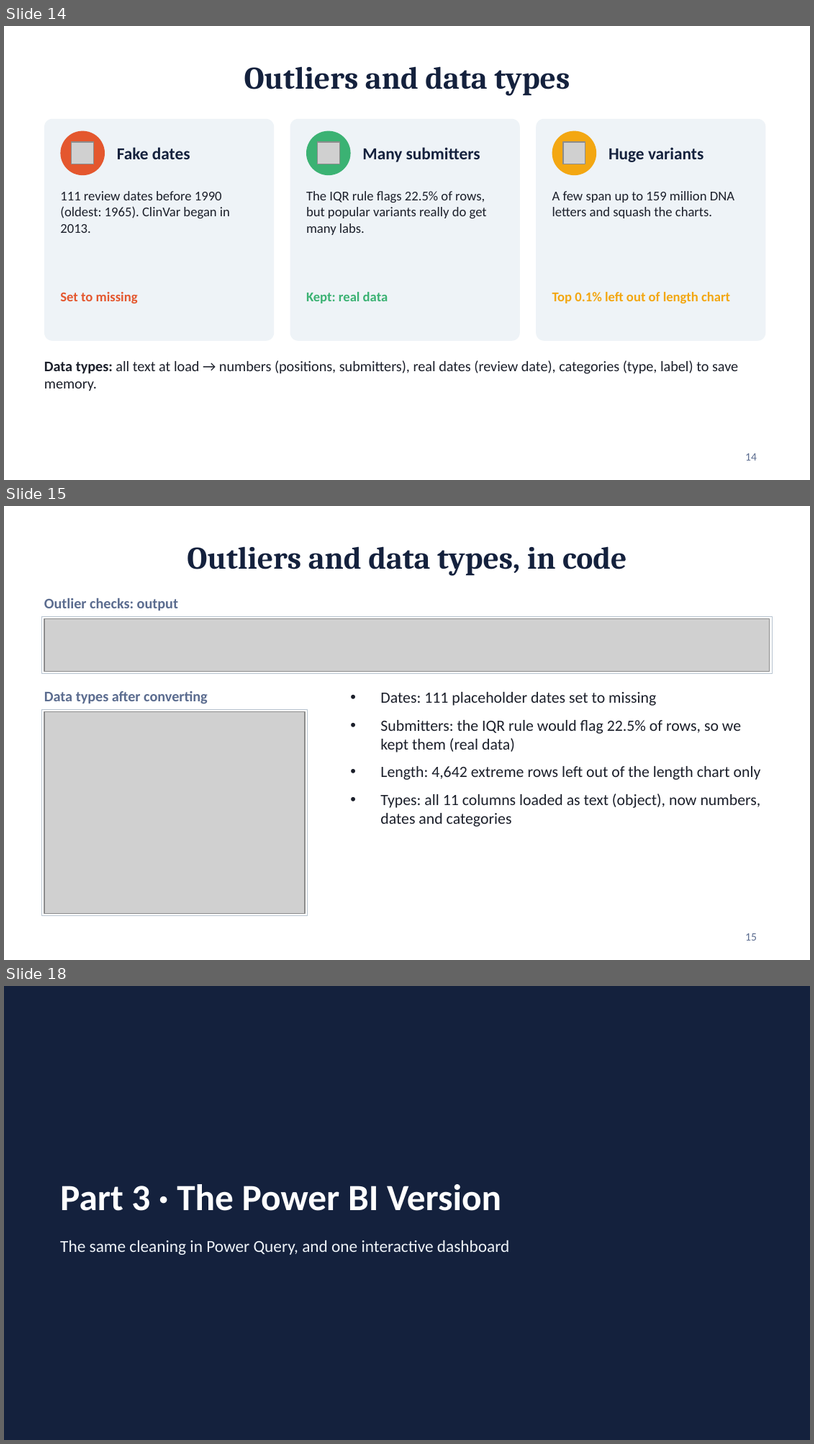
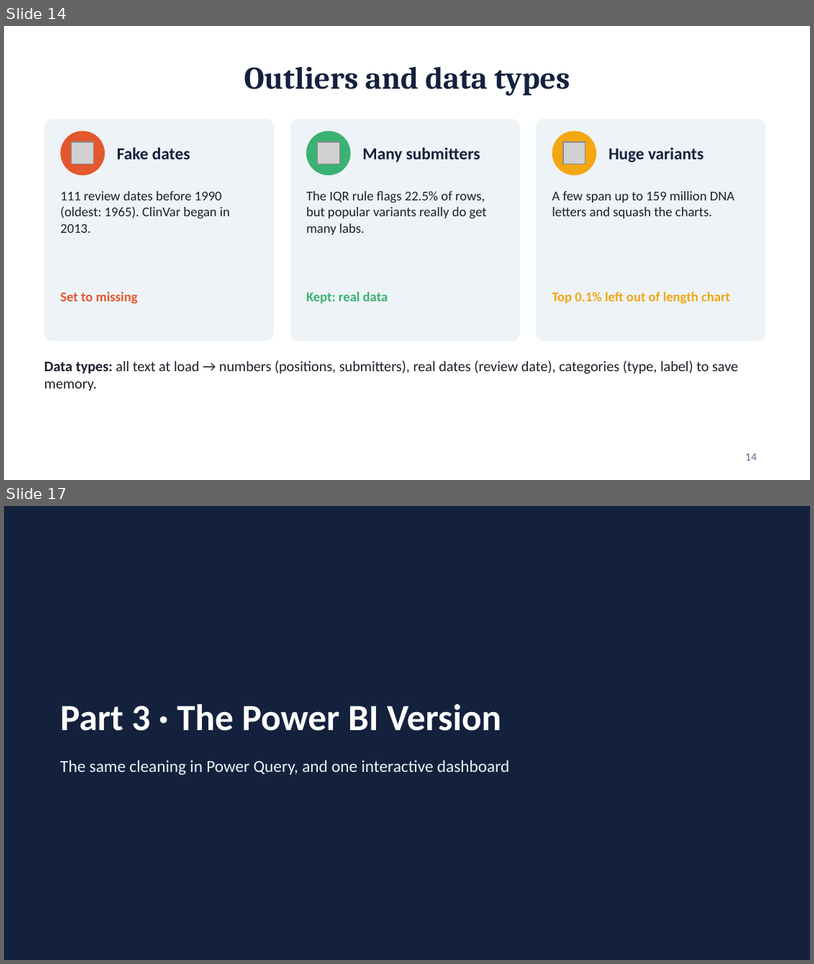
Before and after one commit to yeruka-ui/ClinVar-Data-Analysis, a slide deck: ClinVar_Full_Presentation.pptx. Shown one above the other, each under a label of ours: slides 14, 15 and 18 before the commit, slides 14 and 17 after it; the slides between them are not shown. The pictures are 814x1444 and 814x964 pixels, drawn with LibreOffice and Linux fonts; fonts in the diff are those of the drawing; grey boxes stand for pictures. Boxes give left, top, right and bottom in pixels: in the first picture for what was removed or moved away, otherwise in the second. Text is boxed around its words. In the diff, an @@ line names an element or a change of style, - is before the commit and + after.

```diff
--- a/ClinVar_Full_Presentation.pptx
+++ b/ClinVar_Full_Presentation.pptx
@@ slide 15 removed at (4,506,810,960), background #FFFFFF @@
@@ title removed at (187,546,627,576) @@
-Outliers and data types, in code
@@ text removed at (44,598,178,610) @@
-Outlier checks: output
@@ rectangle removed at (42,616,772,674) @@
@@ picture removed at (44,619,770,672) @@
@@ text removed at (44,691,208,704) @@
-Data types after converting
@@ text removed at (381,692,761,826) @@
-• Dates: 111 placeholder dates set to missing
-• Submitters: the IQR rule would flag 22.5% of rows, so we kept them (real data)
-• Length: 4,642 extreme rows left out of the length chart only
-• Types: all 11 columns loaded as text (object), now numbers, dates and categories
@@ rectangle removed at (42,709,307,916) @@
@@ picture removed at (44,712,305,914) @@
@@ page number removed at (746,933,757,940) @@
-15
@@ what was slide 18 is now slide 17 @@
```
Also in this commit, not shown: 10 slides changed, 3 other slides removed.
